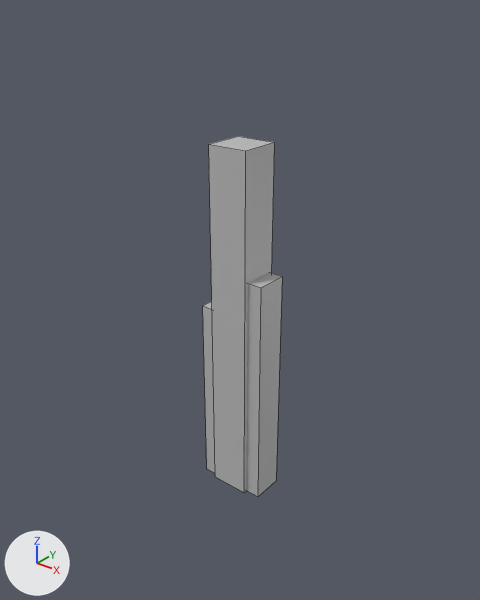
The FBX model Assets/Objects/Models/p_stake.fbx, before and after one commit.
The view is the same before and after, from a 50 mm camera at (7.65, -9.62, 12.18) aimed at (-1.23, 1.48, 5.3). The axes (+X, +Y, +Z) are drawn at lower left. The lights are the same throughout. Mesh edges are drawn as thin lines. Where no turn or scale is listed for an object, it has been applied to the vertices.

Script lines for the objects in view, before the commit:
```python
me_mesh = bpy.data.meshes.new('Mesh')
me_mesh.from_pydata(...)  # a box spanning x -50.0..50.0, y -50.0..50.0, z -50.0..50.0
me_mesh.materials.append(mat_lambert1)  # grey #bcbcbc
me_mesh_001 = bpy.data.meshes.new('Mesh.001')
me_mesh_001.from_pydata(...)  # a box spanning x -0.5..0.5, y -0.4..0.4, z -0.01..4.99
me_mesh_001.materials.append(mat_lambert1)  # grey #bcbcbc
me_mesh_002 = bpy.data.meshes.new('Mesh.002')
me_mesh_002.from_pydata(...)  # a box spanning x -0.5..0.5, y -0.4..0.4, z -0.01..5.99
me_mesh_002.materials.append(mat_lambert1)  # grey #bcbcbc
ob_default_cube4 = bpy.data.objects.new('Default_Cube4', me_mesh)
ob_default_cube4.location = (-1.23, 1.54, 4.49)
ob_default_cube4.rotation_euler = (1.571, 0.0, 0.0)  # degrees (90, 0, 0)
ob_default_cube4.scale = (0.01, 0.09, 0.01)
ob_default_cube5 = bpy.data.objects.new('Default_Cube5', me_mesh_001)
ob_default_cube5.location = (-1.62, 1.54, 0.01)
ob_default_cube6 = bpy.data.objects.new('Default_Cube6', me_mesh_002)
ob_default_cube6.location = (-0.85, 1.54, 0.01)
```
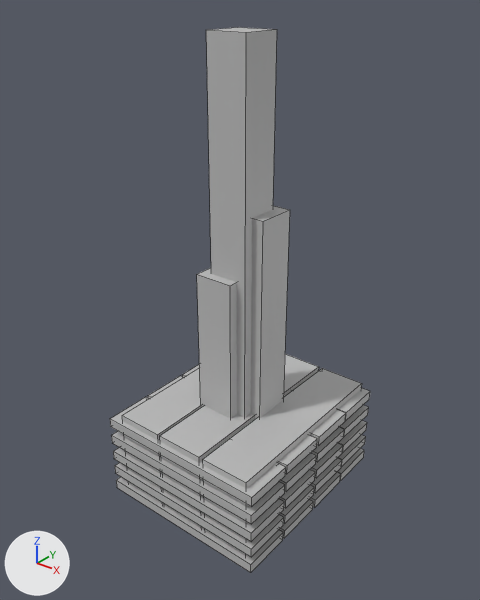
The newer file is also rescaled (x0.8), turned or shifted as a whole; pictures and numbers use the older file's frame.

What the commit changed:
Mesh me_mesh_001_1 is new.
It is a box spanning x -0.5..0.5, y -0.5..0.5, z 0.0..6.0.
It uses material mat_lambert1 (grey #bcbcbc).
Mesh me_mesh_002_1 is new.
It is a box spanning x -0.5..0.5, y -0.5..0.5, z 0.0..7.5.
It uses material mat_lambert1 (grey #bcbcbc).
Mesh me_mesh_003 is new.
It has 280 vertices, 210 faces and spans x -2.25..2.25, y -2.59..2.59, z -1.19..1.19.
It uses material mat_lambert1 (grey #bcbcbc).
Object 'Default_Cube4' (ob_default_cube4) moves from (-1.23, 1.54, 4.49) to (-1.23, 1.54, 5.62).
Object 'Default_Cube4' (ob_default_cube4) is rescaled from (0.01, 0.09, 0.01) to (0.01, 0.112, 0.01).
Object 'Default_Cube6' (ob_default_cube6) is deleted.
Object 'Default_Cube5' (ob_default_cube5) is deleted.
Object 'Default_Cube20' (ob_default_cube20) is new; it shows me_mesh_001_1.
Its location is (-1.47, 1.3, -0.01).
Object 'Default_Cube21' (ob_default_cube21) is new; it shows me_mesh_002_1.
Its location is (-0.93, 1.77, -0.01).
Object 'Default_Cube56' (ob_default_cube56) is new; it shows me_mesh_003.
Its location is (-1.24, 1.67, 1.19).

Where the change shows, as pixel boxes (x1, y1, x2, y2) in the pictures (480 x 600 px):
'Default_Cube56', added: after (110, 354, 370, 572)
'Default_Cube4', moved, rescaled: before (209, 136, 274, 493); after (206, 27, 277, 418)
'Default_Cube21', added: after (250, 206, 290, 420)
'Default_Cube6', deleted: before (247, 272, 282, 497)
'Default_Cube20', added: after (197, 268, 237, 418)
'Default_Cube5', deleted: before (203, 301, 215, 473)
